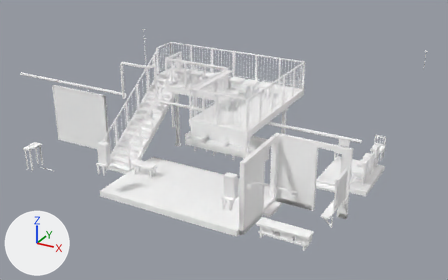
What one commit did to the glTF model game/assets/props/harukiya_destination.glb.
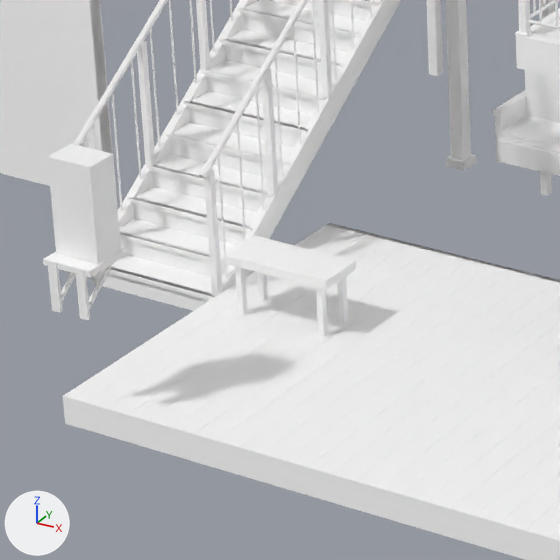
Each version is shown whole from a 50 mm camera at (8.97, -52.72, 7.94) aimed at (-1.51, -33.66, -1.59), then close up on the part from 19% to 44% of the width and 40% to 80% of the height. Every picture has the same lights, and +X, +Y and +Z are marked at lower left. The older version's two pictures come first. Vertices at exactly the same position are counted once.

The first close-up shows 'Destination_Balcony_oak', 'Destination_Darts_oak', 'Destination_Darts_partition', 'Destination_SeatingFloor_cloth', 'Destination_SeatingFloor_oak', 'Destination_Stage_cloth', 'Destination_Stage_floor', 'Destination_Stage_metal', 'Destination_Stage_oak', 'Destination_Stair_floor', 'Destination_Stair_metal', 'Destination_Stair_oak' and 3 more.
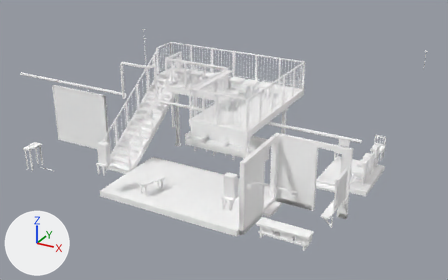
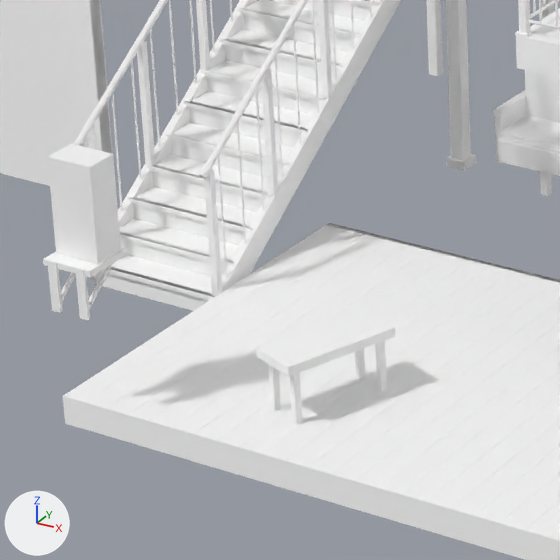
Commit message: Build the Harukiya stage around the trio layout

The change, as a diff of the scene's bpy script:
```diff
--- a/game/assets/props/harukiya_destination.glb.py
+++ b/game/assets/props/harukiya_destination.glb.py
@@ me_destination_stage_cloth @@
 # used by ob_destination_stage_cloth; location = (0.0, 0.0, 0.0)
-me_destination_stage_cloth.from_pydata(...)  # 24 vertices, 36 faces; spans x -4.18..1.07, y -37.53..-35.78, z -2.17..-0.77
+me_destination_stage_cloth.from_pydata(...)  # 24 vertices, 36 faces; spans x -4.18..1.07, y -37.53..-36.4, z -2.17..-0.77
+# me_destination_stage_cloth part 1: the loose piece of 8 vertices spanning x -4.05..-3.15, y -36.16..-35.78, z -2.17..-2.1 is turned -110 degrees about the z axis through its middle, then moved by (0.96, -0.92, 0.0)
 me_destination_stage_cloth.materials.append(mat_destination_cloth)
@@ me_destination_stage_oak @@
 me_destination_stage_oak.from_pydata(...)  # 85 vertices, 132 faces; spans x -4.3..1.63, y -37.78..-34.2, z -2.8..-0.72
 # used by ob_destination_stage_oak; location = (0.0, 0.0, 0.0)
+# me_destination_stage_oak part 2: the loose piece of 8 vertices spanning x -3.98..-3.94, y -36.12..-36.08, z -2.58..-2.17 is turned -110 degrees about the z axis through its middle, then moved by (1.32, -0.4, 0.0)
+# me_destination_stage_oak part 3: the loose piece of 8 vertices spanning x -3.98..-3.94, y -35.86..-35.82, z -2.58..-2.17 is turned -110 degrees about the z axis through its middle, then moved by (1.57, -0.75, 0.0)
+# me_destination_stage_oak part 4: the loose piece of 8 vertices spanning x -3.26..-3.22, y -36.12..-36.08, z -2.58..-2.17 is turned -110 degrees about the z axis through its middle, then moved by (0.36, -1.08, 0.0)
+# me_destination_stage_oak part 5: the loose piece of 8 vertices spanning x -3.26..-3.22, y -35.86..-35.82, z -2.58..-2.17 is turned -110 degrees about the z axis through its middle, then moved by (0.6, -1.43, 0.0)
 me_destination_stage_oak.materials.append(mat_destination_oak)
```

Where the change shows, as pixel boxes (x1, y1, x2, y2) in the close-ups (560 x 560 px; the box of a moved part takes in the faces that stretch with it):
'Destination_Stage_cloth', reshaped: before (224, 236, 356, 290); after (256, 309, 395, 377)
part 1 of me_destination_stage_cloth, moved or reshaped: before (226, 236, 355, 281); after (261, 309, 395, 367)
part 2 of me_destination_stage_oak, moved or reshaped: before (235, 266, 247, 315); after (355, 349, 365, 378)
part 3 of me_destination_stage_oak, moved or reshaped: before (257, 272, 268, 301); after (375, 341, 387, 392)
part 4 of me_destination_stage_oak, moved or reshaped: before (316, 288, 328, 337); after (268, 364, 281, 411)
part 5 of me_destination_stage_oak, moved or reshaped: before (337, 277, 348, 322); after (290, 373, 302, 424)
